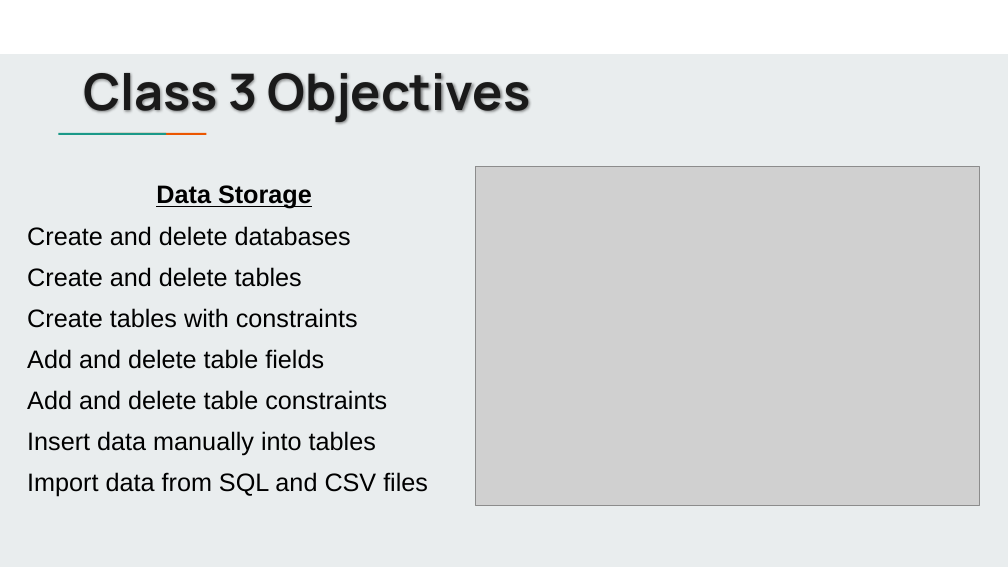
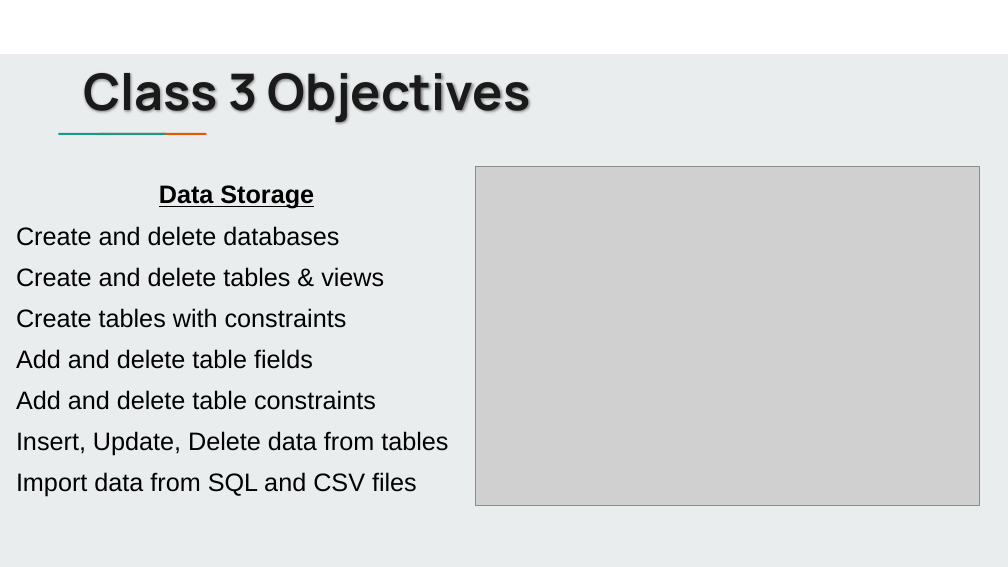
Before and after one commit to jbergmann56/OSDA-DataManipulationAndManagement, a slide deck: slide 3 of Lectures/(3) Extracting & Storing Data.pptx. Drawn at 1008x567 pixels with LibreOffice and Linux fonts; fonts in the diff are those of the drawing; grey boxes stand for pictures. Boxes give left, top, right and bottom in pixels: in the first picture for what was removed or moved away, otherwise in the second. Text is boxed around its words. In the diff, an @@ line names an element or a change of style, - is before the commit and + after.

```diff
--- a/Lectures/(3) Extracting & Storing Data.pptx
+++ b/Lectures/(3) Extracting & Storing Data.pptx
@@ text "Data Storage": place and size @@
-text "Data Storage" at <box>27,185,428,497</box>
+text "Data Storage" at <box>16,185,448,497</box>
@@ text at <box>16,267,384,287</box>: text changed @@
-Create and delete tables
+Create and delete tables & views
@@ text at <box>16,431,448,456</box>: text changed @@
-Insert data manually into tables
+Insert, Update, Delete data from tables
```
Also in this commit, not shown: 12 other slides changed, 34 other files.
